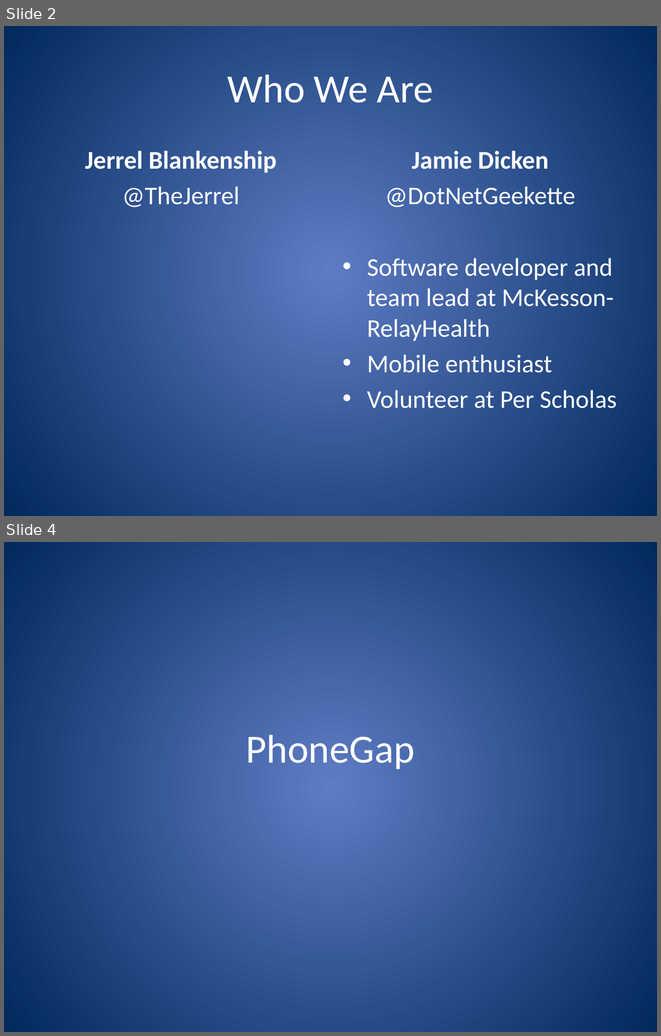
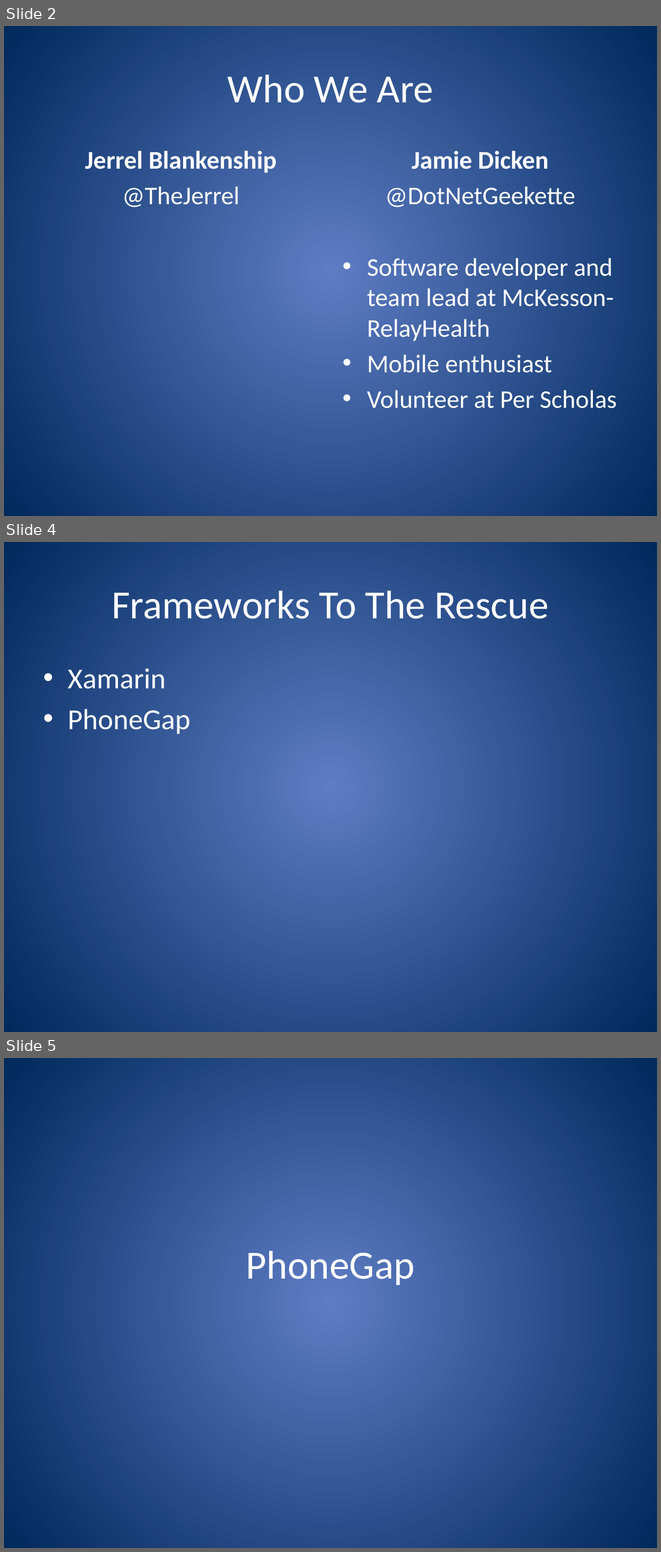
Before and after one commit to jerrelblankenship/Presentations, a slide deck: JointSpeakerTalks/PhoneGapXamarin/M3Conf2013/PhoneGap and Xamarin.pptx. Shown one above the other, each under a label of ours: slides 2 and 4 before the commit, slides 2, 4 and 5 after it; the slides between them are not shown. The pictures are 661x1036 and 661x1552 pixels, drawn with LibreOffice and Linux fonts; fonts in the diff are those of the drawing. Boxes give left, top, right and bottom in pixels: in the first picture for what was removed or moved away, otherwise in the second. Text is boxed around its words. In the diff, an @@ line names an element or a change of style, - is before the commit and + after.

```diff
--- a/JointSpeakerTalks/PhoneGapXamarin/M3Conf2013/PhoneGap and Xamarin.pptx
+++ b/JointSpeakerTalks/PhoneGapXamarin/M3Conf2013/PhoneGap and Xamarin.pptx
@@ slide 4 added at [4,542,657,1032], background gradient #5E7CC5 to #00295C @@
@@ title added at [112,590,548,619], 44 pt, text #FFFFFF @@
+Frameworks To The Rescue
@@ text added at [68,668,190,734], 32 pt, text #FFFFFF @@
+• Xamarin
+• PhoneGap
@@ what was slide 4 is now slide 5 @@
```
Also in this commit, not shown: 3 other slides added, 4 slides removed.
